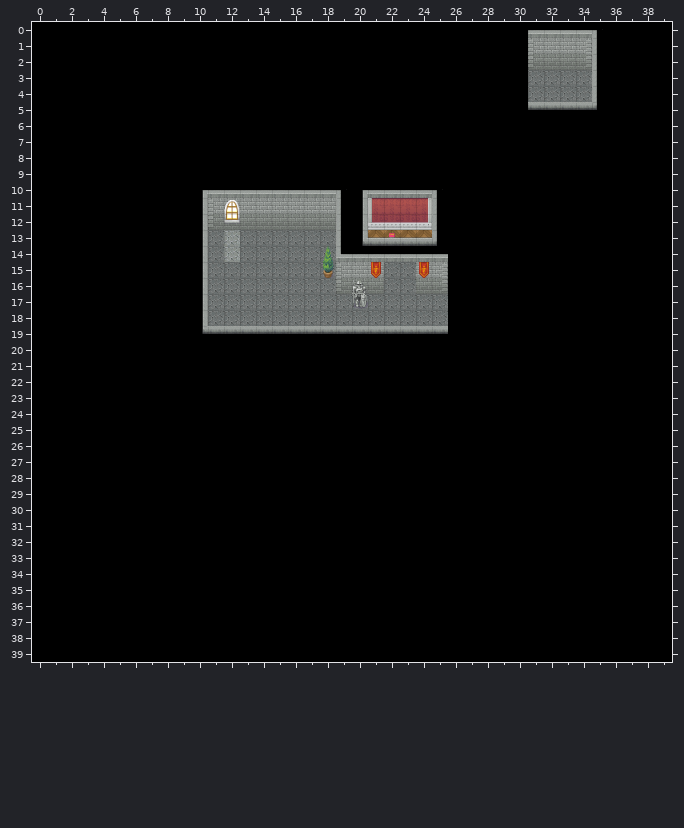
Two versions of a level (Tiled map (JSON), assets/tiled/maps/99-debug_room.tmj). The picture above was drawn from the file before the commit.
Cells are 32x32 px. Shown: x 0..39, y 0..39.
After the commit:
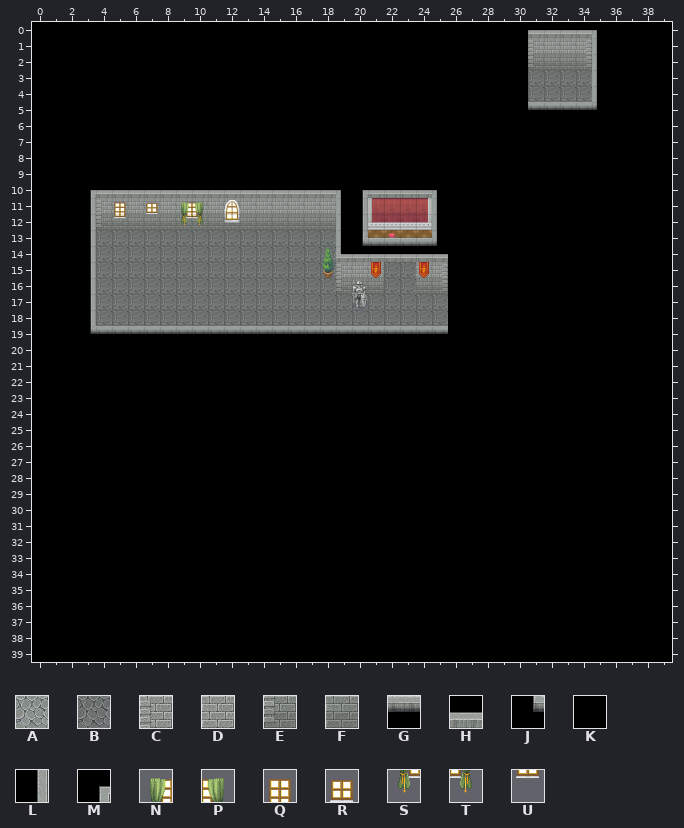
Key: from "00-grounds": A 0, B 1; from "01-walls": C 32, D 33, E 40, F 41; from "01-walls-top": G 1, H 4, J 7, K 9, L 10, M 14; from "03-windows": N 0, P 1, Q 2, R 4, S 8, T 9, U 10.
_ is an empty cell.
From old to new:
Layer "Layers/00-layer":
y 10: x 3..10 KKKKKKKM -> MHHHHHHH
y 11: x 3..11 KKKKKKKLC -> LCDDDDDDD
y 12: x 3..11 KKKKKKKLE -> LEFFFFFFF
y 13..14: x 3..10 KKKKKKKL -> LBBBBBBB; x 12 A -> B
y 15..18: x 3..10 KKKKKKKL -> LBBBBBBB
y 19: x 3..10 KKKKKKKJ -> JGGGGGGG
Layer "Layers/01-layer":
y 11: x 5 _ -> Q; x 7 _ -> R; x 9..10 __ -> NP
y 12: x 5 _ -> U; x 9..10 __ -> ST
Where, in picture pixels (left, top, right, bottom), the same in both pictures:
changed: (90, 190, 240, 334)
